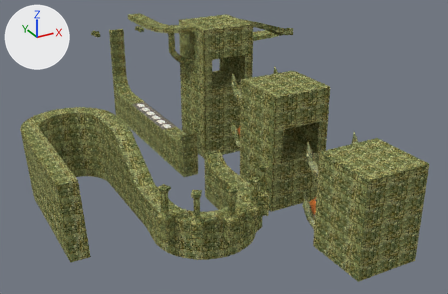
Two versions of the Blender file blender/castlecoaster.blend, one commit apart.
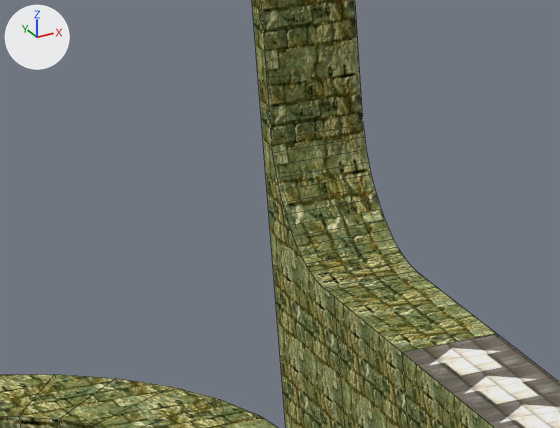
The first picture shows the older version from a 50 mm lens placed at (-5.99, -26.4, 13.02), pointed at (10.3, 3.21, -1.78). The close-ups show both versions on the part from 17% to 34% of the width and 19% to 39% of the height of that picture. The lights are fixed; the arrows at upper left show +X, +Y and +Z. The close-ups show mesh edges as thin lines.

Names of what the first close-up shows: 'ramp1-col.001', 'ramp2-col'.
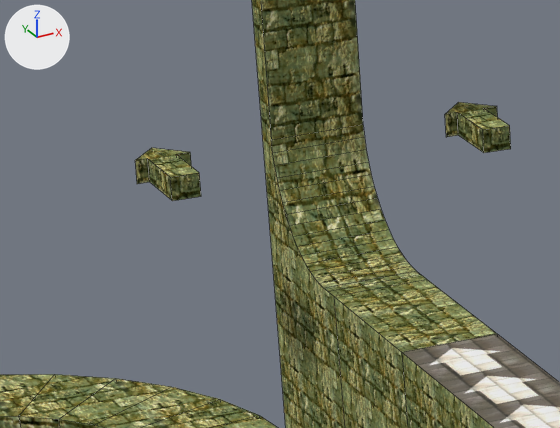
Pixel boxes (x1, y1, x2, y2) of what changed, in the close-ups (560 x 428 px):
'arrow2', moved (not visible before)
    after: (135, 148, 201, 201)
'arrow1', moved (not visible before)
    after: (445, 102, 511, 153)

What changed in the scene script:
```text
Change ob_arrow1:
    ob_arrow1.location: (10.633, 16.887, 2.503) -> (10.633, 16.887, -0.952)
Change ob_arrow2:
    ob_arrow2.location: (7.293, 16.887, 2.503) -> (7.293, 16.887, -0.952)
```
